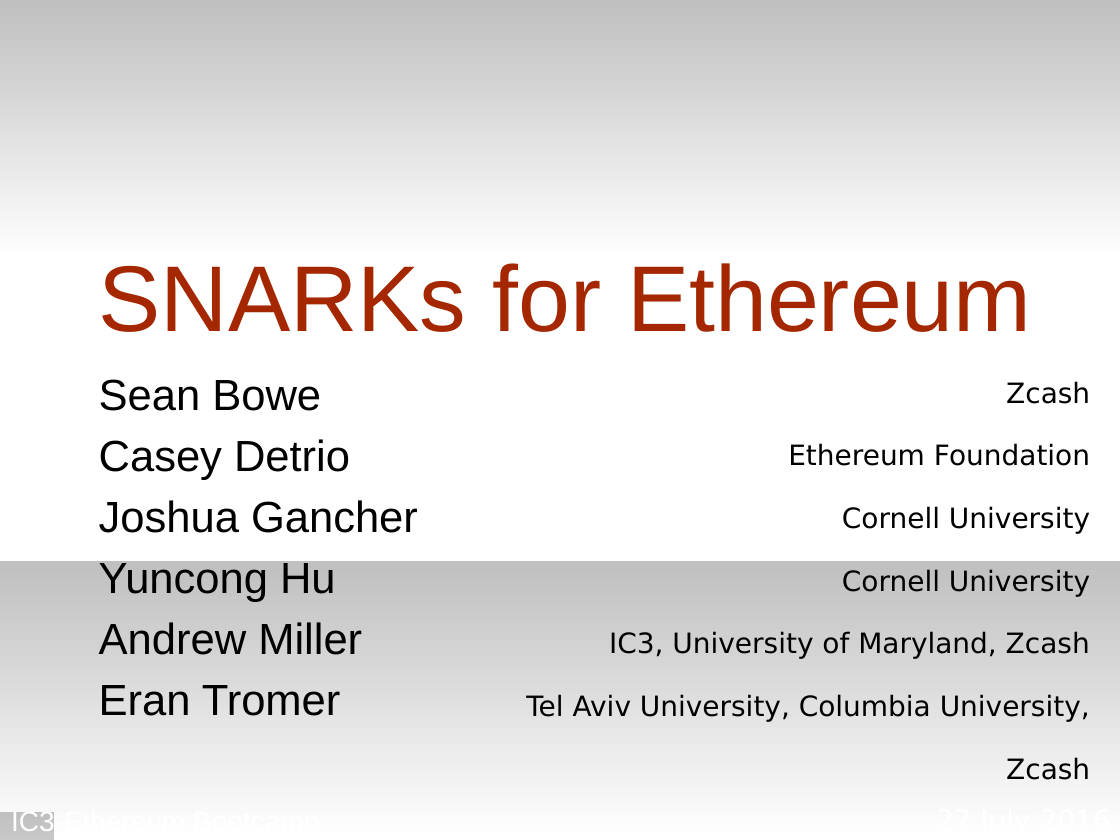
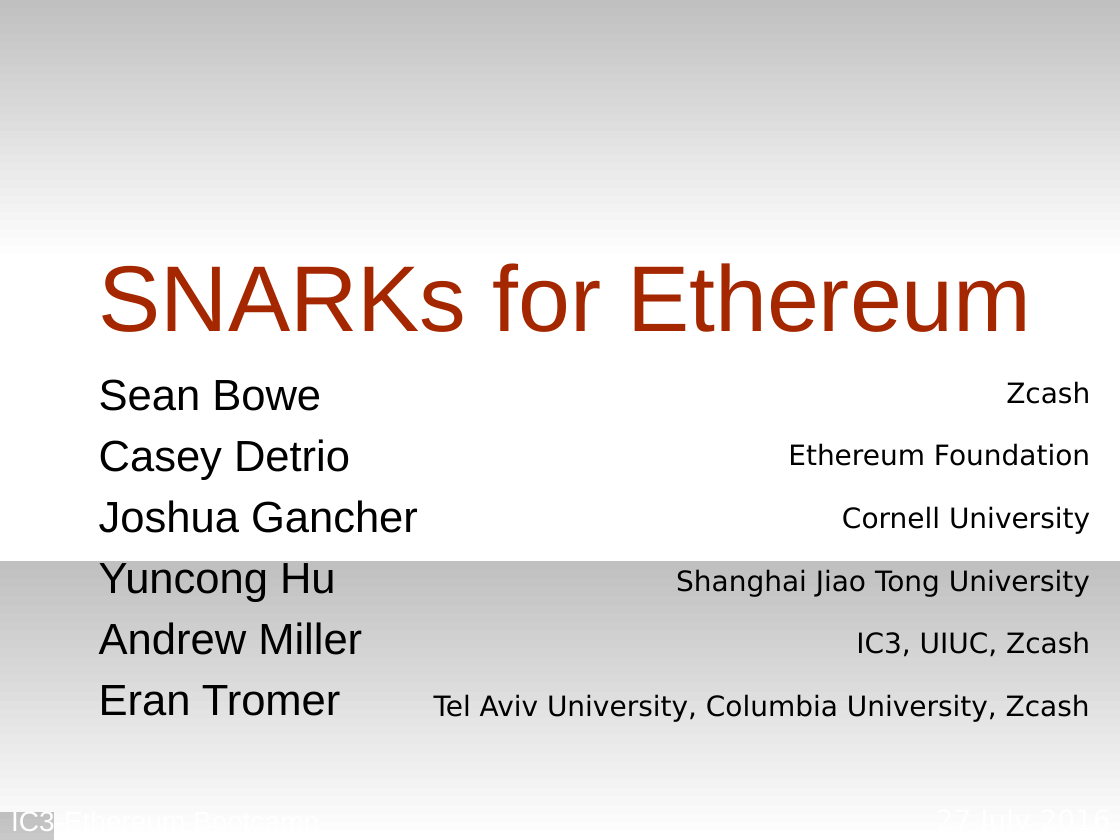
Before and after one commit to zcash-hackworks/babyzoe, a slide deck: slide 1 of babyzoe-draft2.odp. Drawn at 1120x840 pixels with LibreOffice and Linux fonts; fonts in the diff are those of the drawing. Boxes give left, top, right and bottom in pixels: in the first picture for what was removed or moved away, otherwise in the second. Text is boxed around its words. In the diff, an @@ line names an element or a change of style, - is before the commit and + after.

```diff
--- a/babyzoe-draft2.odp
+++ b/babyzoe-draft2.odp
@@ text "Zcash": place and size @@
-text "Zcash" at (526,381,1090,780)
+text "Zcash" at (434,381,1090,722)
@@ text at (434,569,1090,722): text changed @@
-Cornell University
-IC3, University of Maryland, Zcash
-Tel Aviv University, Columbia University,
-Zcash
+Shanghai Jiao Tong University
+IC3, UIUC, Zcash
+Tel Aviv University, Columbia University, Zcash
```
Also in this commit, not shown: 6 other slides changed, 5 slides added, 1 slide removed.
